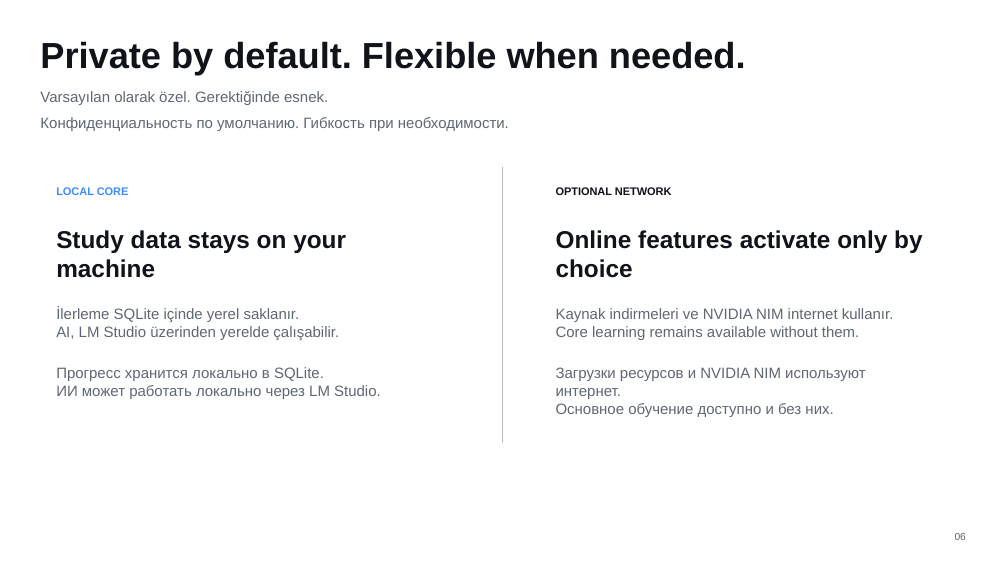
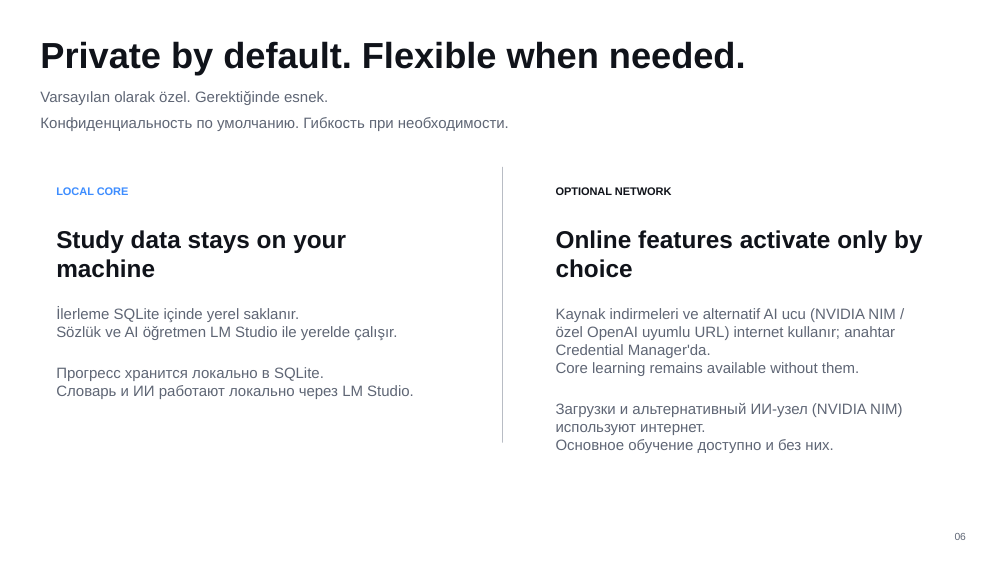
Before and after one commit to Azizsekerdil/RussianCourseAI, a slide deck: slide 6 of docs/presentation/Russian-Course-AI-Trilingual.pptx. Drawn at 1008x567 pixels with LibreOffice and Linux fonts; fonts in the diff are those of the drawing. Boxes give left, top, right and bottom in pixels: in the first picture for what was removed or moved away, otherwise in the second. Text is boxed around its words. In the diff, an @@ line names an element or a change of style, - is before the commit and + after.

```diff
--- a/docs/presentation/Russian-Course-AI-Trilingual.pptx
+++ b/docs/presentation/Russian-Course-AI-Trilingual.pptx
@@ text at (x1=56, y1=326, x2=397, y2=340): text changed @@
-AI, LM Studio üzerinden yerelde çalışabilir.
+Sözlük ve AI öğretmen LM Studio ile yerelde çalışır.
@@ text at (x1=556, y1=308, x2=895, y2=358): text changed @@
-Kaynak indirmeleri ve NVIDIA NIM internet kullanır.
+Kaynak indirmeleri ve alternatif AI ucu (NVIDIA NIM / özel OpenAI uyumlu URL) internet kullanır; anahtar Credential Manager'da.
@@ text at (x1=56, y1=385, x2=414, y2=399): text changed @@
-ИИ может работать локально через LM Studio.
+Словарь и ИИ работают локально через LM Studio.
@@ text at (x1=556, y1=403, x2=902, y2=435): text changed @@
-Загрузки ресурсов и NVIDIA NIM используют интернет.
+Загрузки и альтернативный ИИ-узел (NVIDIA NIM) используют интернет.
```
Also in this commit, not shown: 1 other slide changed, 5 other files.
